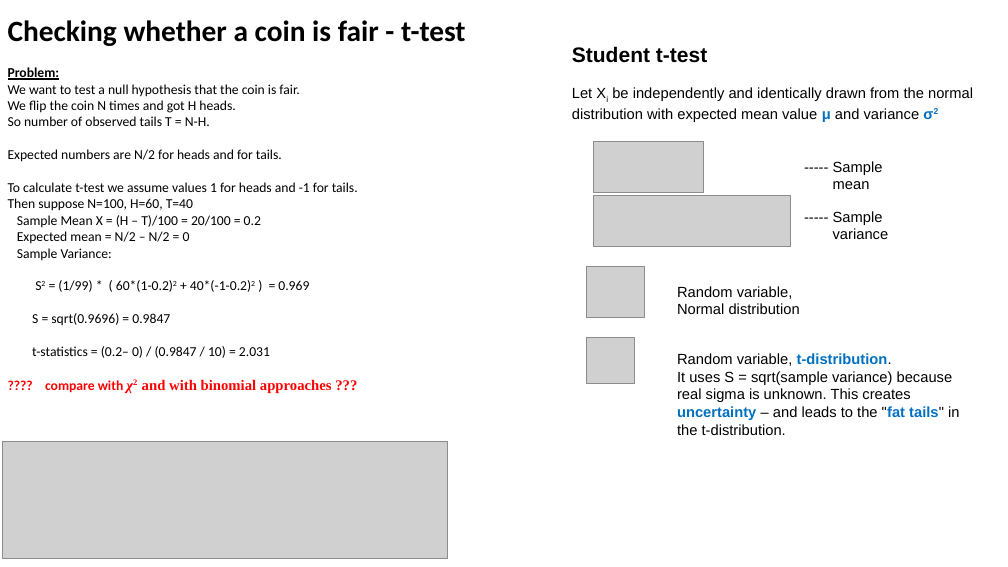
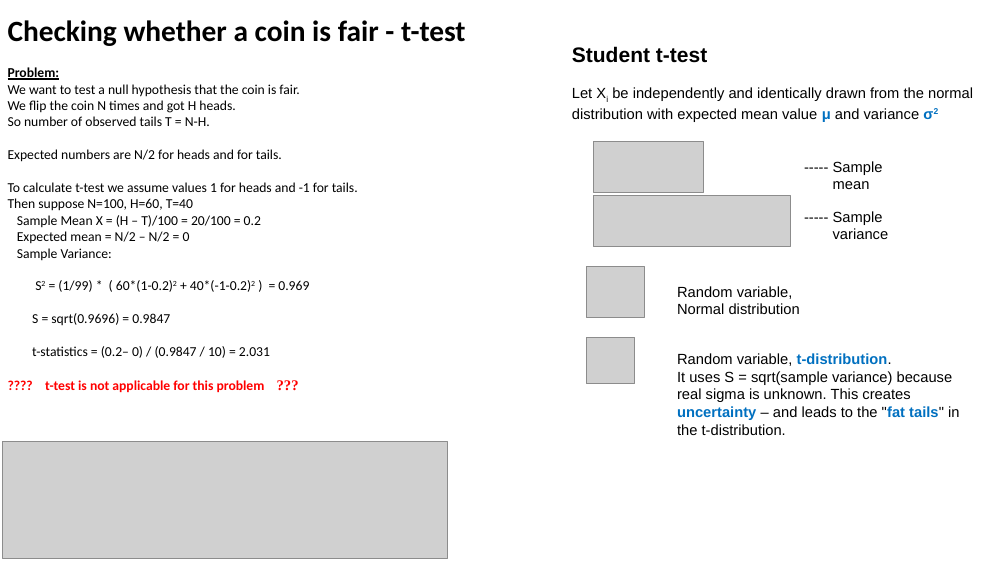
Before and after one commit to lselector/ml_ai_doc, a slide deck: slide 5 of statistics_05_hypothesis_testing_p_val.pptx. Drawn at 1008x567 pixels with LibreOffice and Linux fonts; fonts in the diff are those of the drawing; grey boxes stand for pictures. Boxes give left, top, right and bottom in pixels: in the first picture for what was removed or moved away, otherwise in the second. Text is boxed around its words. In the diff, an @@ line names an element or a change of style, - is before the commit and + after.

```diff
--- a/statistics_05_hypothesis_testing_p_val.pptx
+++ b/statistics_05_hypothesis_testing_p_val.pptx
@@ text at (x1=45, y1=380, x2=265, y2=392): text changed; size 14 to 13 pt; font Times New Roman to Calibri @@
-???? compare with χ2 and with binomial approaches ???
+???? t-test is not applicable for this problem ???
```
Also in this commit, not shown: 1 other slide changed.
